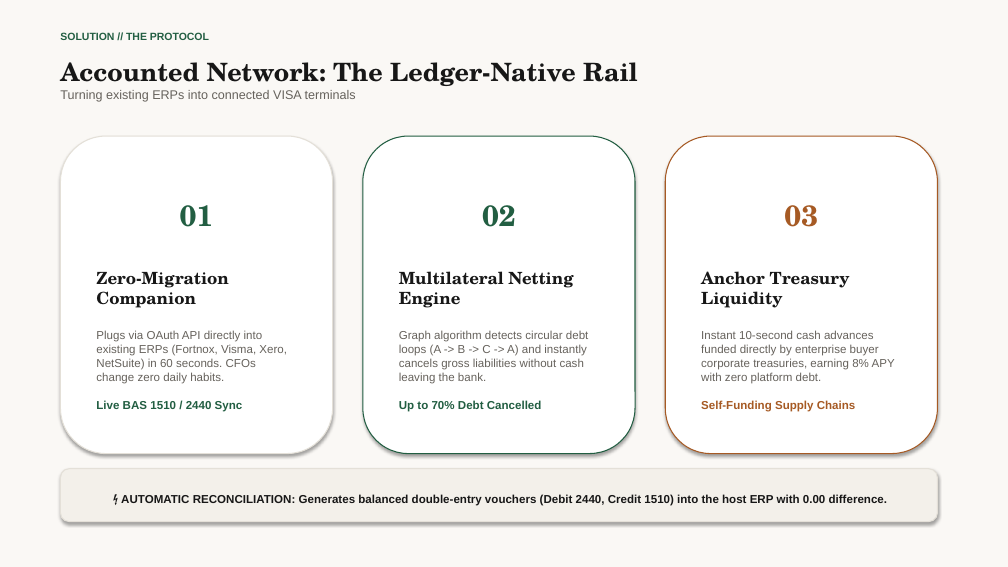
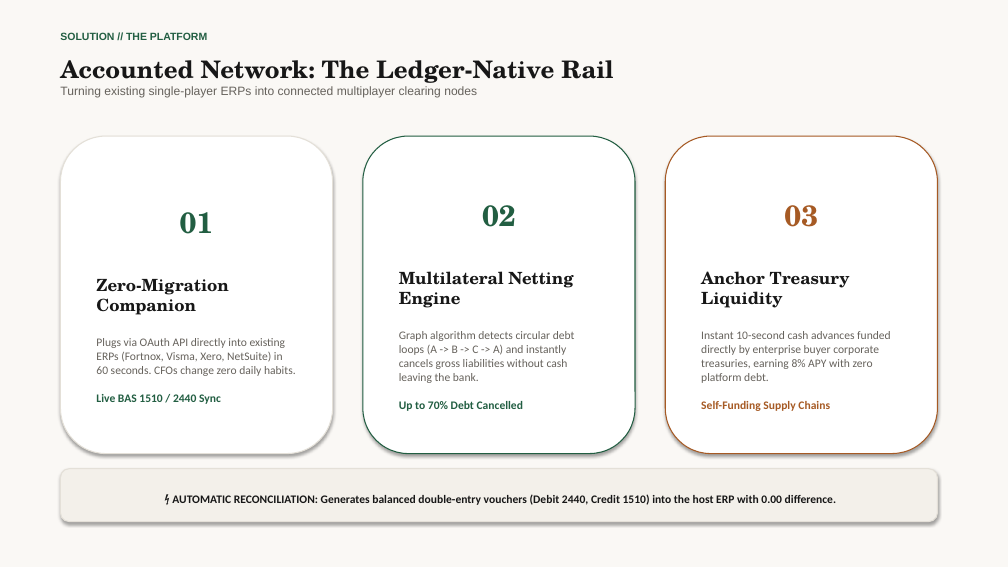
Before and after one commit to howieaccounted/accounted, a slide deck: slide 6 of public/docs/accounted_network_pitch_deck.pptx (slide 5 before the commit). Drawn at 1008x567 pixels with LibreOffice and Linux fonts; fonts in the diff are those of the drawing. Boxes give left, top, right and bottom in pixels: in the first picture for what was removed or moved away, otherwise in the second. Text is boxed around its words. In the diff, an @@ line names an element or a change of style, - is before the commit and + after.

```diff
--- a/public/docs/accounted_network_pitch_deck.pptx
+++ b/public/docs/accounted_network_pitch_deck.pptx
@@ text at box(60, 32, 207, 40): text changed @@
-SOLUTION // THE PROTOCOL
+SOLUTION // THE PLATFORM
@@ text at box(60, 86, 477, 98): text changed; size 12 to 11.5 pt @@
-Turning existing ERPs into connected VISA terminals
+Turning existing single-player ERPs into connected multiplayer clearing nodes
@@ text at box(60, 60, 613, 83): size 24 to 23 pt in "Accounted Network: The Ledger-Native Rail" @@
@@ text in rounded rectangle at box(96, 338, 296, 404): font Arial to Calibri in "Plugs via OAuth API directly into existing ...", "Live BAS 1510 / 2440 Sync" @@
@@ text in rounded rectangle at box(399, 331, 575, 411): font Arial to Calibri in "Graph algorithm detects circular debt loops (A ...", "Up to 70% Debt Cancelled" @@
@@ text in rounded rectangle at box(701, 331, 891, 411): font Arial to Calibri in "Instant 10-second cash advances funded directly by ...", "Self-Funding Supply Chains" @@
@@ rounded rectangle "⚡ AUTOMATIC RECONCILIATION: Generates balanced ..." at box(60, 469, 938, 522): font Arial to Calibri @@
```
Also in this commit, not shown: 14 other slides changed, 3 slides added, 1 slide removed, 2 other files.
